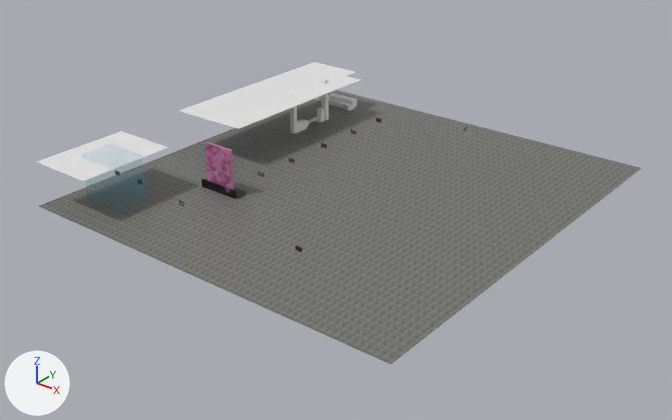
A saved change to the FBX model Content/Mapas/PoloDigital/Models/PoloStructure2.fbx.
Rendered twice from a 50 mm lens placed at (95.2, -144.4, 81.4), pointed at (-14.2, -7.7, -3.3). Arrows for +X, +Y and +Z are at lower left; the lights stay in place. Where no turn or scale is listed for an object, it has been applied to the vertices.

The older version as bpy lines, for what is in view:
```python
me_cone_005 = bpy.data.meshes.new('Cone.005')
me_cone_005.from_pydata(...)  # 48 vertices, 43 faces; spans x -9.3..-8.04, y 19.98..33.04, z -12.59..-1.47
# faces by material slot: [13, 2, 28]
me_cone_005.materials.append(mat_ceiling)  # white #e7e7e7
me_cone_005.materials.append(mat_paredazul)  # cyan #3bb9b0
me_cone_005.materials.append(mat_ceilingboard)  # its picture is missing
me_cone_008 = bpy.data.meshes.new('Cone.008')
me_cone_008.from_pydata(...)  # 7 vertices, 1 face; spans x -22.0..-3.3, y -3.9..44.4, z -2.3
me_cone_008.materials.append(mat_ceilingboard)  # its picture is missing
me_cube_001 = bpy.data.meshes.new('Cube.001')
me_cube_001.from_pydata(...)  # 12 vertices, 10 faces; spans x -9.53..0.0, y -3.6..3.81, z -5.42..5.42
me_cube_001.materials.append(mat_windows)  # cyan #00c4e7
ob_ceiling1 = bpy.data.objects.new('Ceiling1', me_cone_008)
ob_ceiling1.location = (-35.9, -6.5, 11.9)
ob_glassfishtank = bpy.data.objects.new('GlassFishTank', me_cube_001)
ob_glassfishtank.location = (-42.7, -37.8, 4.8)
ob_mainentrance = bpy.data.objects.new('MainEntrance', me_cone_005)
ob_mainentrance.location = (-35.9, -6.5, 11.9)
# also in view: 'Floor' at (-14.2, -1.8, 0.0); 'Ceiling2' at (-50.2, -37.6, 9.5); 'MalagaJamPoster' at (-34.0, -20.5, 5.0)
```
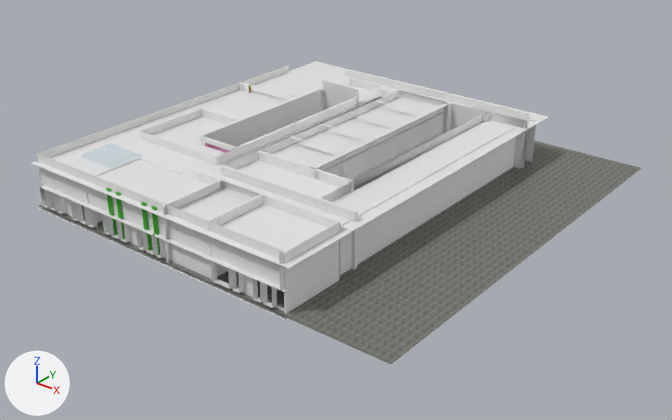
What changed in the scene script:
```text
Add mat_verde:
    mat_verde = principled_material('verde')
    mat_verde.base_color = (0.0234, 0.359, 0.0)  # green #2aa200
Add mat_azul:
    mat_azul = principled_material('azul')
    mat_azul.base_color = (0.0, 0.14, 0.8)  # blue #0069e7
Add mat_simpsoncolor:
    mat_simpsoncolor = principled_material('SimpsonColor')
    mat_simpsoncolor.base_color = (0.8, 0.57, 0.111)  # yellow #e7c75e
Add me_cone_001:
    me_cone_001.from_pydata(...)  # 1647 vertices, 1111 faces; spans x -22.1..57.0, y -42.9..45.1, z -13.0..1.2
    # faces by material slot: [1, 24, 1083, 3]
    me_cone_001.materials.append(mat_azul)  # blue #0069e7
    me_cone_001.materials.append(mat_verde)  # green #2aa200
    me_cone_001.materials.append(mat_ceiling)  # white #e7e7e7
    me_cone_001.materials.append(mat_simpsoncolor)  # yellow #e7c75e
Add ob_structure:
    ob_structure = bpy.data.objects.new('Structure', me_cone_001)
    ob_structure.location = (-35.9, -6.5, 11.9)
```

Location of each change, (x1, y1, x2, y2) in pixels of the pictures (672 x 420 px):
'Structure', added: after (31, 61, 548, 329)
    faces in mat_ceiling (white #e7e7e7): (31, 61, 548, 329)
    faces in mat_verde (green #2aa100): (106, 188, 160, 255)
'Floor', unchanged, covered by the edit: before (39, 90, 641, 364); after (39, 141, 641, 364)
'GlassFishTank', unchanged, covered by the edit: before (82, 144, 146, 213); after (82, 144, 142, 169)
'MalagaJamPoster', unchanged, covered by the edit: before (202, 142, 246, 199); after (205, 143, 229, 153)
